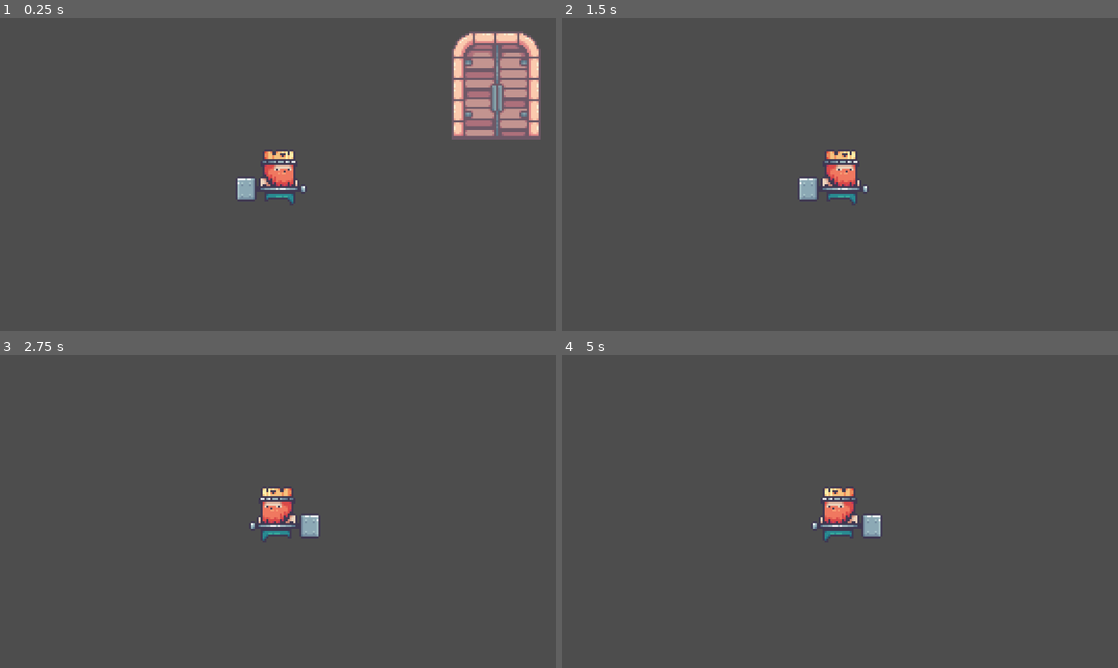
Above: before the commit, frames 1-4 (two rows, left to right).
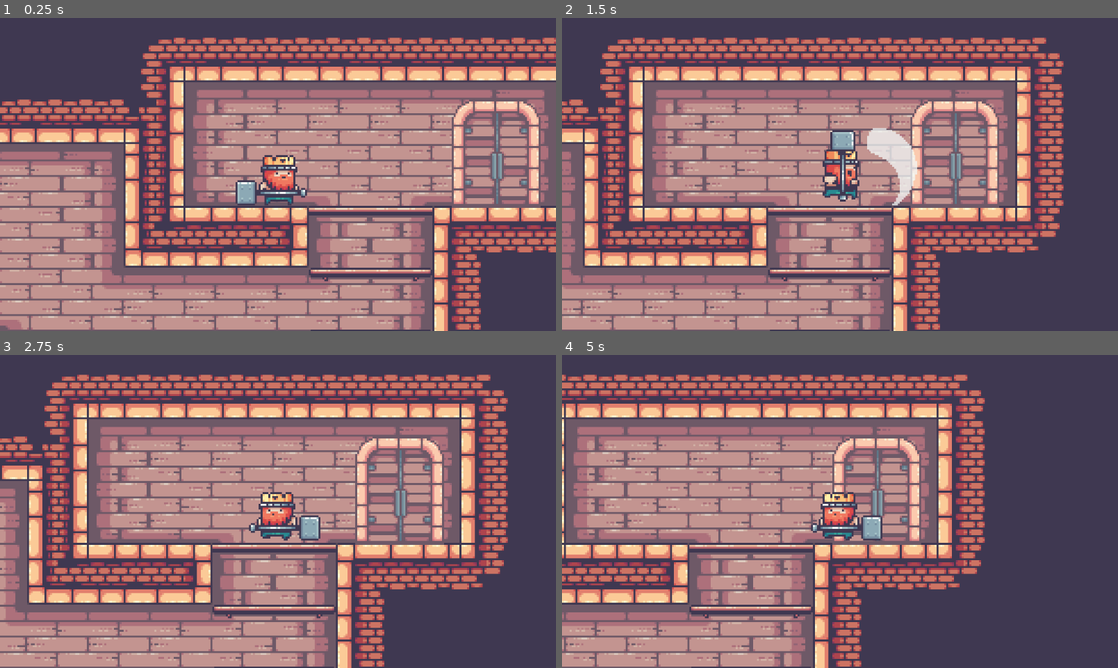
Above: after the commit, the same moments.

Repository: konkord16/KingsAndPigs
Game: Godot game, scene res://Levels/Level0.tscn
The game is run twice, just before and just after one commit, with the same random seed, the same clock (stepped at 60 frames per second) and the same inputs.
Inputs (mouse positions are in pixels of both pictures, inside the frame that each line leads up to):
- Up to frame 1 (0.25 s): no input
- Up to frame 2 (1.5 s): move the mouse to (962, 158) at 0.52 s; hold D (right) from 0.53 s (still down); click (962, 158) at 0.6 s; tap Space (jump) at 0.77 s; move the mouse to (728, 190) at 1.27 s; click (728, 190) at 1.35 s
- Up to frame 3 (2.75 s): tap Space (jump) at 1.52 s; move the mouse to (333, 442) at 2.02 s; release D (right) at 2.03 s; hold A (left) from 2.03 s (still down); click (333, 442) at 2.1 s
- Up to frame 4 (5 s): move the mouse to (812, 574) at 2.77 s; release A (left) at 2.78 s; hold D (right) 2.78-4.28 s; click (812, 574) at 2.85 s; tap Space (jump) at 3.02, 3.77, 4.52 s; move the mouse to (1006, 558) at 3.52 s; click (1006, 558) at 3.6 s; move the mouse to (673, 464) at 4.27 s; hold A (left) from 4.28 s (still down); click (673, 464) at 4.35 s

The runs differ from the first frame. In frame 1, 73% of the frame differs, in the area x 0-100%, y 4-100%; in frame 2, 64%; in frame 3, 65%; in frame 4, 55%.

Commit message:
its fine actually

Diff:
--- a/Levels/Level0.tscn
+++ b/Levels/Level0.tscn
@@ -1,5 +1,8 @@
-[gd_scene load_steps=8 format=3 uid="uid://h7fylypeb1px"]
-
+[gd_scene load_steps=14 format=3 uid="uid://h7fylypeb1px"]
+
+[ext_resource type="Texture2D" uid="uid://dpu1jb32s17q2" path="res://Sprites/14-TileSets/Terrain (32x32).png" id="1_0qfh2"]
+[ext_resource type="Texture2D" uid="uid://dryry1se4xi51" path="res://Sprites/14-TileSets/Decorations (32x32).png" id="2_2nns7"]
+[ext_resource type="Texture2D" uid="uid://b7406mq038wv" path="res://Sprites/Objects.png" id="3_1ccmy"]
 [ext_resource type="Script" path="res://Scripts/tile_map.gd" id="4_208a8"]
 [ext_resource type="PackedScene" uid="uid://tkts4exkdquw" path="res://Scenes/door.tscn" id="5_e6ag4"]
 
@@ -14,11 +17,446 @@
 
 [sub_resource type="TileMapPattern" id="TileMapPattern_jfbwe"]
 tile_data = PackedInt32Array(0, 131074, 1, 1, 196610, 1, 65537, 196610, 2)
+
+[sub_resource type="TileSetAtlasSource" id="TileSetAtlasSource_438gk"]
+texture = ExtResource("1_0qfh2")
+texture_region_size = Vector2i(32, 32)
+1:1/0 = 0
+1:1/0/physics_layer_0/linear_velocity = Vector2(0, 0)
+1:1/0/physics_layer_0/angular_velocity = 0.0
+1:1/0/physics_layer_0/polygon_0/points = PackedVector2Array(-16, -16, -16, 16, 16, 16, 16, -16)
+2:1/0 = 0
+2:1/0/physics_layer_0/linear_velocity = Vector2(0, 0)
+2:1/0/physics_layer_0/angular_velocity = 0.0
+2:1/0/physics_layer_0/polygon_0/points = PackedVector2Array(-16, -16, -16, 16, 16, 16, 16, -16)
+3:1/0 = 0
+3:1/0/physics_layer_0/linear_velocity = Vector2(0, 0)
+3:1/0/physics_layer_0/angular_velocity = 0.0
+3:1/0/physics_layer_0/polygon_0/points = PackedVector2Array(-16, -16, -16, 16, 16, 16, 16, -16)
+5:1/0 = 0
+5:1/0/physics_layer_0/linear_velocity = Vector2(0, 0)
+5:1/0/physics_layer_0/angular_velocity = 0.0
+5:1/0/physics_layer_0/polygon_0/points = PackedVector2Array(-16, -16, -16, 16, 16, 16, 16, -16)
+7:1/0 = 0
+7:1/0/physics_layer_0/linear_velocity = Vector2(0, 0)
+7:1/0/physics_layer_0/angular_velocity = 0.0
+7:1/0/physics_layer_0/polygon_0/points = PackedVector2Array(-16, -16, -16, 16, 16, 16, 16, -16)
+8:1/0 = 0
+8:1/0/physics_layer_0/linear_velocity = Vector2(0, 0)
+8:1/0/physics_layer_0/angular_velocity = 0.0
+8:1/0/physics_layer_0/polygon_0/points = PackedVector2Array(-16, -16, -16, 16, 16, 16, 16, -16)
+10:1/0 = 0
+10:1/0/physics_layer_0/linear_velocity = Vector2(0, 0)
+10:1/0/physics_layer_0/angular_velocity = 0.0
+10:1/0/physics_layer_0/polygon_0/points = PackedVector2Array(-16, -16, -16, 16, 16, 16, 16, -16)
+11:1/0 = 0
+11:1/0/physics_layer_0/linear_velocity = Vector2(0, 0)
+11:1/0/physics_layer_0/angular_velocity = 0.0
+11:1/0/physics_layer_0/polygon_0/points = PackedVector2Array(-16, -16, -16, 16, 16, 16, 16, -16)
+13:1/0 = 0
+13:1/0/physics_layer_0/linear_velocity = Vector2(0, 0)
+13:1/0/physics_layer_0/angular_velocity = 0.0
+13:1/0/physics_layer_0/polygon_0/points = PackedVector2Array(-16, -16, -16, 16, 16, 16, 16, -16)
+14:1/0 = 0
+14:1/0/physics_layer_0/linear_velocity = Vector2(0, 0)
+14:1/0/physics_layer_0/angular_velocity = 0.0
+14:1/0/physics_layer_0/polygon_0/points = PackedVector2Array(-16, -16, -16, 16, 16, 16, 16, -16)
+16:1/0 = 0
+16:1/0/physics_layer_0/linear_velocity = Vector2(0, 0)
+16:1/0/physics_layer_0/angular_velocity = 0.0
+16:1/0/physics_layer_0/polygon_0/points = PackedVector2Array(-16, -16, -16, 16, 16, 16, 16, -16)
+1:2/0 = 0
+1:2/0/physics_layer_0/linear_velocity = Vector2(0, 0)
+1:2/0/physics_layer_0/angular_velocity = 0.0
+1:2/0/physics_layer_0/polygon_0/points = PackedVector2Array(-16, -16, -16, 16, 16, 16, 16, -16)
+2:2/0 = 0
+2:2/0/physics_layer_0/linear_velocity = Vector2(0, 0)
+2:2/0/physics_layer_0/angular_velocity = 0.0
+2:2/0/physics_layer_0/polygon_0/points = PackedVector2Array(-16, -16, -16, 16, 16, 16, 16, -16)
+3:2/0 = 0
+3:2/0/physics_layer_0/linear_velocity = Vector2(0, 0)
+3:2/0/physics_layer_0/angular_velocity = 0.0
+3:2/0/physics_layer_0/polygon_0/points = PackedVector2Array(-16, -16, -16, 16, 16, 16, 16, -16)
+5:2/0 = 0
+5:2/0/physics_layer_0/linear_velocity = Vector2(0, 0)
+5:2/0/physics_layer_0/angular_velocity = 0.0
+5:2/0/physics_layer_0/polygon_0/points = PackedVector2Array(-16, -16, -16, 16, 16, 16, 16, -16)
+7:2/0 = 0
+7:2/0/physics_layer_0/linear_velocity = Vector2(0, 0)
+7:2/0/physics_layer_0/angular_velocity = 0.0
+7:2/0/physics_layer_0/polygon_0/points = PackedVector2Array(-16, -16, -16, 16, 16, 16, 16, -16)
+8:2/0 = 0
+8:2/0/physics_layer_0/linear_velocity = Vector2(0, 0)
+8:2/0/physics_layer_0/angular_velocity = 0.0
+8:2/0/physics_layer_0/polygon_0/points = PackedVector2Array(-16, -16, -16, 16, 16, 16, 16, -16)
+10:2/0 = 0
+10:2/0/physics_layer_0/linear_velocity = Vector2(0, 0)
+10:2/0/physics_layer_0/angular_velocity = 0.0
+10:2/0/physics_layer_0/polygon_0/points = PackedVector2Array(-16, -16, -16, 16, 16, 16, 16, -16)
+11:2/0 = 0
+11:2/0/physics_layer_0/linear_velocity = Vector2(0, 0)
+11:2/0/physics_layer_0/angular_velocity = 0.0
+11:2/0/physics_layer_0/polygon_0/points = PackedVector2Array(-16, -16, -16, 16, 16, 16, 16, -16)
+13:2/0 = 0
+13:2/0/physics_layer_0/linear_velocity = Vector2(0, 0)
+13:2/0/physics_layer_0/angular_velocity = 0.0
+13:2/0/physics_layer_0/polygon_0/points = PackedVector2Array(-16, -16, -16, 16, 16, 16, 16, -16)
+14:2/0 = 0
+14:2/0/physics_layer_0/linear_velocity = Vector2(0, 0)
+14:2/0/physics_layer_0/angular_velocity = 0.0
+14:2/0/physics_layer_0/polygon_0/points = PackedVector2Array(-16, -16, -16, 16, 16, 16, 16, -16)
+16:2/0 = 0
+16:2/0/physics_layer_0/linear_velocity = Vector2(0, 0)
+16:2/0/physics_layer_0/angular_velocity = 0.0
+16:2/0/physics_layer_0/polygon_0/points = PackedVector2Array(-16, -16, -16, 16, 16, 16, 16, -16)
+17:2/0 = 0
+17:2/0/physics_layer_0/linear_velocity = Vector2(0, 0)
+17:2/0/physics_layer_0/angular_velocity = 0.0
+17:2/0/physics_layer_0/polygon_0/points = PackedVector2Array(-16, -16, -16, 16, 16, 16, 16, -16)
+1:3/0 = 0
+1:3/0/physics_layer_0/linear_velocity = Vector2(0, 0)
+1:3/0/physics_layer_0/angular_velocity = 0.0
+1:3/0/physics_layer_0/polygon_0/points = PackedVector2Array(-16, -16, -16, 16, 16, 16, 16, -16)
+2:3/0 = 0
+2:3/0/physics_layer_0/linear_velocity = Vector2(0, 0)
+2:3/0/physics_layer_0/angular_velocity = 0.0
+2:3/0/physics_layer_0/polygon_0/points = PackedVector2Array(-16, -16, -16, 16, 16, 16, 16, -16)
+3:3/0 = 0
+3:3/0/physics_layer_0/linear_velocity = Vector2(0, 0)
+3:3/0/physics_layer_0/angular_velocity = 0.0
+3:3/0/physics_layer_0/polygon_0/points = PackedVector2Array(-16, -16, -16, 16, 16, 16, 16, -16)
+5:3/0 = 0
+5:3/0/physics_layer_0/linear_velocity = Vector2(0, 0)
+5:3/0/physics_layer_0/angular_velocity = 0.0
+5:3/0/physics_layer_0/polygon_0/points = PackedVector2Array(-16, -16, -16, 16, 16, 16, 16, -16)
+7:4/0 = 0
+7:4/0/physics_layer_0/linear_velocity = Vector2(0, 0)
+7:4/0/physics_layer_0/angular_velocity = 0.0
+7:4/0/physics_layer_0/polygon_0/points = PackedVector2Array(-16, -16, -16, 16, 16, 16, 16, -16)
+8:4/0 = 0
+8:4/0/physics_layer_0/linear_velocity = Vector2(0, 0)
+8:4/0/physics_layer_0/angular_velocity = 0.0
+8:4/0/physics_layer_0/polygon_0/points = PackedVector2Array(-16, -16, -16, 16, 16, 16, 16, -16)
+10:4/0 = 0
+10:4/0/physics_layer_0/linear_velocity = Vector2(0, 0)
+10:4/0/physics_layer_0/angular_velocity = 0.0
+10:4/0/physics_layer_0/polygon_0/points = PackedVector2Array(-16, -16, -16, 16, 16, 16, 16, -16)
+11:4/0 = 0
+11:4/0/physics_layer_0/linear_velocity = Vector2(0, 0)
+11:4/0/physics_layer_0/angular_velocity = 0.0
+11:4/0/physics_layer_0/polygon_0/points = PackedVector2Array(-16, -16, -16, 16, 16, 16, 16, -16)
+13:4/0 = 0
+13:4/0/physics_layer_0/linear_velocity = Vector2(0, 0)
+13:4/0/physics_layer_0/angular_velocity = 0.0
+13:4/0/physics_layer_0/polygon_0/points = PackedVector2Array(-16, -16, -16, 16, 16, 16, 16, -16)
+14:4/0 = 0
+14:4/0/physics_layer_0/linear_velocity = Vector2(0, 0)
+14:4/0/physics_layer_0/angular_velocity = 0.0
+14:4/0/physics_layer_0/polygon_0/points = PackedVector2Array(-16, -16, -16, 16, 16, 16, 16, -16)
+16:4/0 = 0
+16:4/0/physics_layer_0/linear_velocity = Vector2(0, 0)
+16:4/0/physics_layer_0/angular_velocity = 0.0
+16:4/0/physics_layer_0/polygon_0/points = PackedVector2Array(-16, -16, -16, 16, 16, 16, 16, -16)
+17:4/0 = 0
+17:4/0/physics_layer_0/linear_velocity = Vector2(0, 0)
+17:4/0/physics_layer_0/angular_velocity = 0.0
+17:4/0/physics_layer_0/polygon_0/points = PackedVector2Array(-16, -16, -16, 16, 16, 16, 16, -16)
+1:5/0 = 0
+1:5/0/physics_layer_0/linear_velocity = Vector2(0, 0)
+1:5/0/physics_layer_0/angular_velocity = 0.0
+1:5/0/physics_layer_0/polygon_0/points = PackedVector2Array(-16, -16, -16, 16, 16, 16, 16, -16)
+2:5/0 = 0
+2:5/0/physics_layer_0/linear_velocity = Vector2(0, 0)
+2:5/0/physics_layer_0/angular_velocity = 0.0
+2:5/0/physics_layer_0/polygon_0/points = PackedVector2Array(-16, -16, -16, 16, 16, 16, 16, -16)
+3:5/0 = 0
+3:5/0/physics_layer_0/linear_velocity = Vector2(0, 0)
+3:5/0/physics_layer_0/angular_velocity = 0.0
+3:5/0/physics_layer_0/polygon_0/points = PackedVector2Array(-16, -16, -16, 16, 16, 16, 16, -16)
+5:5/0 = 0
+5:5/0/physics_layer_0/linear_velocity = Vector2(0, 0)
+5:5/0/physics_layer_0/angular_velocity = 0.0
+5:5/0/physics_layer_0/polygon_0/points = PackedVector2Array(-16, -16, -16, 16, 16, 16, 16, -16)
+7:5/0 = 0
+7:5/0/physics_layer_0/linear_velocity = Vector2(0, 0)
+7:5/0/physics_layer_0/angular_velocity = 0.0
+7:5/0/physics_layer_0/polygon_0/points = PackedVector2Array(-16, -16, -16, 16, 16, 16, 16, -16)
+8:5/0 = 0
+8:5/0/physics_layer_0/linear_velocity = Vector2(0, 0)
+8:5/0/physics_layer_0/angular_velocity = 0.0
+8:5/0/physics_layer_0/polygon_0/points = PackedVector2Array(-16, -16, -16, 16, 16, 16, 16, -16)
+10:5/0 = 0
+10:5/0/physics_layer_0/linear_velocity = Vector2(0, 0)
+10:5/0/physics_layer_0/angular_velocity = 0.0
+10:5/0/physics_layer_0/polygon_0/points = PackedVector2Array(-16, -16, -16, 16, 16, 16, 16, -16)
+11:5/0 = 0
+11:5/0/physics_layer_0/linear_velocity = Vector2(0, 0)
+11:5/0/physics_layer_0/angular_velocity = 0.0
+11:5/0/physics_layer_0/polygon_0/points = PackedVector2Array(-16, -16, -16, 16, 16, 16, 16, -16)
+13:5/0 = 0
+13:5/0/physics_layer_0/linear_velocity = Vector2(0, 0)
+13:5/0/physics_layer_0/angular_velocity = 0.0
+13:5/0/physics_layer_0/polygon_0/points = PackedVector2Array(-16, -16, -16, 16, 16, 16, 16, -16)
+14:5/0 = 0
+14:5/0/physics_layer_0/linear_velocity = Vector2(0, 0)
+14:5/0/physics_layer_0/angular_velocity = 0.0
+14:5/0/physics_layer_0/polygon_0/points = PackedVector2Array(-16, -16, -16, 16, 16, 16, 16, -16)
+16:5/0 = 0
+16:5/0/physics_layer_0/linear_velocity = Vector2(0, 0)
+16:5/0/physics_layer_0/angular_velocity = 0.0
+16:5/0/physics_layer_0/polygon_0/points = PackedVector2Array(-16, -16, -16, 16, 16, 16, 16, -16)
+17:5/0 = 0
+17:5/0/physics_layer_0/linear_velocity = Vector2(0, 0)
+17:5/0/physics_layer_0/angular_velocity = 0.0
+17:5/0/physics_layer_0/polygon_0/points = PackedVector2Array(-16, -16, -16, 16, 16, 16, 16, -16)
+1:7/0 = 0
+1:7/0/physics_layer_0/linear_velocity = Vector2(0, 0)
+1:7/0/physics_layer_0/angular_velocity = 0.0
+2:7/0 = 0
+2:7/0/physics_layer_0/linear_velocity = Vector2(0, 0)
+2:7/0/physics_layer_0/angular_velocity = 0.0
+3:7/0 = 0
+3:7/0/physics_layer_0/linear_velocity = Vector2(0, 0)
+3:7/0/physics_layer_0/angular_velocity = 0.0
+5:7/0 = 0
+5:7/0/physics_layer_0/linear_velocity = Vector2(0, 0)
+5:7/0/physics_layer_0/angular_velocity = 0.0
+7:7/0 = 0
+7:7/0/physics_layer_0/linear_velocity = Vector2(0, 0)
+7:7/0/physics_layer_0/angular_velocity = 0.0
+8:7/0 = 0
+8:7/0/physics_layer_0/linear_velocity = Vector2(0, 0)
+8:7/0/physics_layer_0/angular_velocity = 0.0
+10:7/0 = 0
+10:7/0/physics_layer_0/linear_velocity = Vector2(0, 0)
+10:7/0/physics_layer_0/angular_velocity = 0.0
+11:7/0 = 0
+11:7/0/physics_layer_0/linear_velocity = Vector2(0, 0)
+11:7/0/physics_layer_0/angular_velocity = 0.0
+13:7/0 = 0
+13:7/0/physics_layer_0/linear_velocity = Vector2(0, 0)
+13:7/0/physics_layer_0/angular_velocity = 0.0
+14:7/0 = 0
+14:7/0/physics_layer_0/linear_velocity = Vector2(0, 0)
+14:7/0/physics_layer_0/angular_velocity = 0.0
+16:7/0 = 0
+16:7/0/physics_layer_0/linear_velocity = Vector2(0, 0)
+16:7/0/physics_layer_0/angular_velocity = 0.0
+1:8/0 = 0
+1:8/0/physics_layer_0/linear_velocity = Vector2(0, 0)
+1:8/0/physics_layer_0/angular_velocity = 0.0
+2:8/0 = 0
+2:8/0/physics_layer_0/linear_velocity = Vector2(0, 0)
+2:8/0/physics_layer_0/angular_velocity = 0.0
+3:8/0 = 0
+3:8/0/physics_layer_0/linear_velocity = Vector2(0, 0)
+3:8/0/physics_layer_0/angular_velocity = 0.0
+5:8/0 = 0
+5:8/0/physics_layer_0/linear_velocity = Vector2(0, 0)
+5:8/0/physics_layer_0/angular_velocity = 0.0
+7:8/0 = 0
+7:8/0/physics_layer_0/linear_velocity = Vector2(0, 0)
+7:8/0/physics_layer_0/angular_velocity = 0.0
+8:8/0 = 0
+8:8/0/physics_layer_0/linear_velocity = Vector2(0, 0)
+8:8/0/physics_layer_0/angular_velocity = 0.0
+10:8/0 = 0
+10:8/0/physics_layer_0/linear_velocity = Vector2(0, 0)
+10:8/0/physics_layer_0/angular_velocity = 0.0
+11:8/0 = 0
+11:8/0/physics_layer_0/linear_velocity = Vector2(0, 0)
+11:8/0/physics_layer_0/angular_velocity = 0.0
+13:8/0 = 0
+13:8/0/physics_layer_0/linear_velocity = Vector2(0, 0)
+13:8/0/physics_layer_0/angular_velocity = 0.0
+14:8/0 = 0
+14:8/0/physics_layer_0/linear_velocity = Vector2(0, 0)
+14:8/0/physics_layer_0/angular_velocity = 0.0
+16:8/0 = 0
+16:8/0/physics_layer_0/linear_velocity = Vector2(0, 0)
+16:8/0/physics_layer_0/angular_velocity = 0.0
+17:8/0 = 0
+17:8/0/physics_layer_0/linear_velocity = Vector2(0, 0)
+17:8/0/physics_layer_0/angular_velocity = 0.0
+1:9/0 = 0
+1:9/0/physics_layer_0/linear_velocity = Vector2(0, 0)
+1:9/0/physics_layer_0/angular_velocity = 0.0
+2:9/0 = 0
+2:9/0/physics_layer_0/linear_velocity = Vector2(0, 0)
+2:9/0/physics_layer_0/angular_velocity = 0.0
+3:9/0 = 0
+3:9/0/physics_layer_0/linear_velocity = Vector2(0, 0)
+3:9/0/physics_layer_0/angular_velocity = 0.0
+5:9/0 = 0
+5:9/0/physics_layer_0/linear_velocity = Vector2(0, 0)
+5:9/0/physics_layer_0/angular_velocity = 0.0
+7:10/0 = 0
+7:10/0/physics_layer_0/linear_velocity = Vector2(0, 0)
+7:10/0/physics_layer_0/angular_velocity = 0.0
+8:10/0 = 0
+8:10/0/physics_layer_0/linear_velocity = Vector2(0, 0)
+8:10/0/physics_layer_0/angular_velocity = 0.0
+10:10/0 = 0
+10:10/0/physics_layer_0/linear_velocity = Vector2(0, 0)
+10:10/0/physics_layer_0/angular_velocity = 0.0
+11:10/0 = 0
+11:10/0/physics_layer_0/linear_velocity = Vector2(0, 0)
+11:10/0/physics_layer_0/angular_velocity = 0.0
+13:10/0 = 0
+13:10/0/physics_layer_0/linear_velocity = Vector2(0, 0)
+13:10/0/physics_layer_0/angular_velocity = 0.0
+14:10/0 = 0
+14:10/0/physics_layer_0/linear_velocity = Vector2(0, 0)
+14:10/0/physics_layer_0/angular_velocity = 0.0
+16:10/0 = 0
+16:10/0/physics_layer_0/linear_velocity = Vector2(0, 0)
+16:10/0/physics_layer_0/angular_velocity = 0.0
+17:10/0 = 0
+17:10/0/physics_layer_0/linear_velocity = Vector2(0, 0)
+17:10/0/physics_layer_0/angular_velocity = 0.0
+1:11/0 = 0
+1:11/0/physics_layer_0/linear_velocity = Vector2(0, 0)
+1:11/0/physics_layer_0/angular_velocity = 0.0
+2:11/0 = 0
+2:11/0/physics_layer_0/linear_velocity = Vector2(0, 0)
+2:11/0/physics_layer_0/angular_velocity = 0.0
+3:11/0 = 0
+3:11/0/physics_layer_0/linear_velocity = Vector2(0, 0)
+3:11/0/physics_layer_0/angular_velocity = 0.0
+5:11/0 = 0
+5:11/0/physics_layer_0/linear_velocity = Vector2(0, 0)
+5:11/0/physics_layer_0/angular_velocity = 0.0
+7:11/0 = 0
+7:11/0/physics_layer_0/linear_velocity = Vector2(0, 0)
+7:11/0/physics_layer_0/angular_velocity = 0.0
+8:11/0 = 0
+8:11/0/physics_layer_0/linear_velocity = Vector2(0, 0)
+8:11/0/physics_layer_0/angular_velocity = 0.0
+10:11/0 = 0
+10:11/0/physics_layer_0/linear_velocity = Vector2(0, 0)
+10:11/0/physics_layer_0/angular_velocity = 0.0
+11:11/0 = 0
+11:11/0/physics_layer_0/linear_velocity = Vector2(0, 0)
+11:11/0/physics_layer_0/angular_velocity = 0.0
+13:11/0 = 0
+13:11/0/physics_layer_0/linear_velocity = Vector2(0, 0)
+13:11/0/physics_layer_0/angular_velocity = 0.0
+14:11/0 = 0
+14:11/0/physics_layer_0/linear_velocity = Vector2(0, 0)
+14:11/0/physics_layer_0/angular_velocity = 0.0
+16:11/0 = 0
+16:11/0/physics_layer_0/linear_velocity = Vector2(0, 0)
+16:11/0/physics_layer_0/angular_velocity = 0.0
+17:11/0 = 0
+17:11/0/physics_layer_0/linear_velocity = Vector2(0, 0)
+17:11/0/physics_layer_0/angular_velocity = 0.0
+
+[sub_resource type="TileSetAtlasSource" id="TileSetAtlasSource_7dyrn"]
+texture = ExtResource("2_2nns7")
+texture_region_size = Vector2i(32, 32)
+1:1/0 = 0
+1:1/0/physics_layer_0/linear_velocity = Vector2(0, 0)
+1:1/0/physics_layer_0/angular_velocity = 0.0
+2:1/0 = 0
+2:1/0/physics_layer_0/linear_velocity = Vector2(0, 0)
+2:1/0/physics_layer_0/angular_velocity = 0.0
+2:1/0/physics_layer_0/polygon_0/points = PackedVector2Array(-16, -16, -16, -11.5, 16, -11.5, 16, -16)
+2:1/0/physics_layer_0/polygon_0/one_way = true
+3:1/0 = 0
+3:1/0/physics_layer_0/linear_velocity = Vector2(0, 0)
+3:1/0/physics_layer_0/angular_velocity = 0.0
+3:1/0/physics_layer_0/polygon_0/points = PackedVector2Array(-16, -16, -16, -11.5, 16, -11.5, 16, -16)
+3:1/0/physics_layer_0/polygon_0/one_way = true
+4:1/0 = 0
+4:1/0/physics_layer_0/linear_velocity = Vector2(0, 0)
+4:1/0/physics_layer_0/angular_velocity = 0.0
+4:1/0/physics_layer_0/polygon_0/points = PackedVector2Array(-16, -16, -16, -11.5, 16, -11.5, 16, -16)
+4:1/0/physics_layer_0/polygon_0/one_way = true
+5:1/0 = 0
+5:1/0/physics_layer_0/linear_velocity = Vector2(0, 0)
+5:1/0/physics_layer_0/angular_velocity = 0.0
+5:1/0/physics_layer_0/polygon_0/points = PackedVector2Array(-16, -16, -16, -11.5, 16, -11.5, 16, -16)
+5:1/0/physics_layer_0/polygon_0/one_way = true
+1:2/0 = 0
+1:2/0/physics_layer_0/linear_velocity = Vector2(0, 0)
+1:2/0/physics_layer_0/angular_velocity = 0.0
+2:2/0 = 0
+2:2/0/physics_layer_0/linear_velocity = Vector2(0, 0)
+2:2/0/physics_layer_0/angular_velocity = 0.0
+2:2/0/physics_layer_0/polygon_0/points = PackedVector2Array(-16, -16, -16, -6, 16, -6, 16, -16)
+3:2/0 = 0
+3:2/0/physics_layer_0/linear_velocity = Vector2(0, 0)
+3:2/0/physics_layer_0/angular_velocity = 0.0
+3:2/0/physics_layer_0/polygon_0/points = PackedVector2Array(-16, -16, -16, -6, 16, -6, 16, -16)
+4:2/0 = 0
+4:2/0/physics_layer_0/linear_velocity = Vector2(0, 0)
+4:2/0/physics_layer_0/angular_velocity = 0.0
+4:2/0/physics_layer_0/polygon_0/points = PackedVector2Array(-16, -16, -16, -6, 16, -6, 16, -16)
+5:2/0 = 0
+5:2/0/physics_layer_0/linear_velocity = Vector2(0, 0)
+5:2/0/physics_layer_0/angular_velocity = 0.0
+5:2/0/physics_layer_0/polygon_0/points = PackedVector2Array(-16, -16, -16, -6, 16, -6, 16, -16)
+1:3/0 = 0
+1:3/0/physics_layer_0/linear_velocity = Vector2(0, 0)
+1:3/0/physics_layer_0/angular_velocity = 0.0
+1:4/0 = 0
+1:4/0/physics_layer_0/linear_velocity = Vector2(0, 0)
+1:4/0/physics_layer_0/angular_velocity = 0.0
+2:3/size_in_atlas = Vector2i(2, 2)
+2:3/0 = 0
+2:3/0/physics_layer_0/linear_velocity = Vector2(0, 0)
+2:3/0/physics_layer_0/angular_velocity = 0.0
+4:3/size_in_atlas = Vector2i(2, 2)
+4:3/0 = 0
+4:3/0/physics_layer_0/linear_velocity = Vector2(0, 0)
+4:3/0/physics_layer_0/angular_velocity = 0.0
+
+[sub_resource type="TileSetAtlasSource" id="TileSetAtlasSource_p0i3j"]
+texture = ExtResource("3_1ccmy")
+margins = Vector2i(1, 0)
+separation = Vector2i(5, 0)
+texture_region_size = Vector2i(32, 32)
+0:0/0 = 0
+0:0/0/physics_layer_0/linear_velocity = Vector2(0, 0)
+0:0/0/physics_layer_0/angular_velocity = 0.0
+1:0/0 = 0
+1:0/0/physics_layer_0/linear_velocity = Vector2(0, 0)
+1:0/0/physics_layer_0/angular_velocity = 0.0
+2:0/0 = 0
+2:0/0/physics_layer_0/linear_velocity = Vector2(0, 0)
+2:0/0/physics_layer_0/angular_velocity = 0.0
+3:0/0 = 0
+3:0/0/physics_layer_0/linear_velocity = Vector2(0, 0)
+3:0/0/physics_layer_0/angular_velocity = 0.0
+4:0/0 = 0
+4:0/0/physics_layer_0/linear_velocity = Vector2(0, 0)
+4:0/0/physics_layer_0/angular_velocity = 0.0
+5:0/0 = 0
+5:0/0/physics_layer_0/linear_velocity = Vector2(0, 0)
+5:0/0/physics_layer_0/angular_velocity = 0.0
+6:0/0 = 0
+6:0/0/physics_layer_0/linear_velocity = Vector2(0, 0)
+6:0/0/physics_layer_0/angular_velocity = 0.0
+7:0/0 = 0
+7:0/0/physics_layer_0/linear_velocity = Vector2(0, 0)
+7:0/0/physics_layer_0/angular_velocity = 0.0
+8:0/0 = 0
+8:0/0/physics_layer_0/linear_velocity = Vector2(0, 0)
+8:0/0/physics_layer_0/angular_velocity = 0.0
+9:0/0 = 0
+9:0/0/physics_layer_0/linear_velocity = Vector2(0, 0)
+9:0/0/physics_layer_0/angular_velocity = 0.0
+10:0/0 = 0
+10:0/0/physics_layer_0/linear_velocity = Vector2(0, 0)
+10:0/0/physics_layer_0/angular_velocity = 0.0
 
 [sub_resource type="TileSet" id="TileSet_d3ite"]
 tile_size = Vector2i(32, 32)
 physics_layer_0/collision_layer = 1
 physics_layer_0/collision_mask = 0
+sources/0 = SubResource("TileSetAtlasSource_438gk")
+sources/1 = SubResource("TileSetAtlasSource_7dyrn")
+sources/2 = SubResource("TileSetAtlasSource_p0i3j")
 pattern_0 = SubResource("TileMapPattern_1moba")
 pattern_1 = SubResource("TileMapPattern_uf3ee")
 pattern_2 = SubResource("TileMapPattern_62ny6")
--- a/Levels/level1.tscn
+++ b/Levels/level1.tscn
@@ -1,3 +1,6 @@
 [gd_scene format=3 uid="uid://bgfktn6wurhle"]
 
 [node name="Node2D" type="Node2D"]
+
+[node name="TileMap" type="TileMap" parent="."]
+format = 2
--- a/Scenes/player.tscn
+++ b/Scenes/player.tscn
@@ -55,15 +55,15 @@
 
 [sub_resource type="Animation" id="Animation_36giv"]
 resource_name = "door_in"
-length = 2.0
-tracks/0/type = "value"
-tracks/0/imported = false
-tracks/0/enabled = true
-tracks/0/path = NodePath("Sprite2D:frame")
-tracks/0/interp = 1
-tracks/0/loop_wrap = true
-tracks/0/keys = {
-"times": PackedFloat32Array(0, 0.1, 0.2, 0.6, 0.7, 0.8, 0.9, 1, 1.1),
+length = 1.3
+tracks/0/type = "value"
+tracks/0/imported = false
+tracks/0/enabled = true
+tracks/0/path = NodePath("Sprite2D:frame")
+tracks/0/interp = 1
+tracks/0/loop_wrap = true
+tracks/0/keys = {
+"times": PackedFloat32Array(0, 0.1, 0.2, 0.7, 0.8, 0.9, 1, 1.1, 1.2),
 "transitions": PackedFloat32Array(1, 1, 1, 1, 1, 1, 1, 1, 1),
 "update": 1,
 "values": [88, 89, 90, 91, 92, 93, 94, 95, 96]
--- a/project.godot
+++ b/project.godot
@@ -32,6 +32,16 @@
 "events": [Object(InputEventKey,"resource_local_to_scene":false,"resource_name":"","device":-1,"window_id":0,"alt_pressed":false,"shift_pressed":false,"ctrl_pressed":false,"meta_pressed":false,"pressed":false,"keycode":0,"physical_keycode":68,"key_label":0,"unicode":100,"echo":false,"script":null)
 ]
 }
+up={
+"deadzone": 0.5,
+"events": [Object(InputEventKey,"resource_local_to_scene":false,"resource_name":"","device":-1,"window_id":0,"alt_pressed":false,"shift_pressed":false,"ctrl_pressed":false,"meta_pressed":false,"pressed":false,"keycode":0,"physical_keycode":87,"key_label":0,"unicode":119,"echo":false,"script":null)
+]
+}
+down={
+"deadzone": 0.5,
+"events": [Object(InputEventKey,"resource_local_to_scene":false,"resource_name":"","device":-1,"window_id":0,"alt_pressed":false,"shift_pressed":false,"ctrl_pressed":false,"meta_pressed":false,"pressed":false,"keycode":0,"physical_keycode":83,"key_label":0,"unicode":115,"echo":false,"script":null)
+]
+}
 jump={
 "deadzone": 0.5,
 "events": [Object(InputEventKey,"resource_local_to_scene":false,"resource_name":"","device":-1,"window_id":0,"alt_pressed":false,"shift_pressed":false,"ctrl_pressed":false,"meta_pressed":false,"pressed":false,"keycode":0,"physical_keycode":32,"key_label":0,"unicode":32,"echo":false,"script":null)
